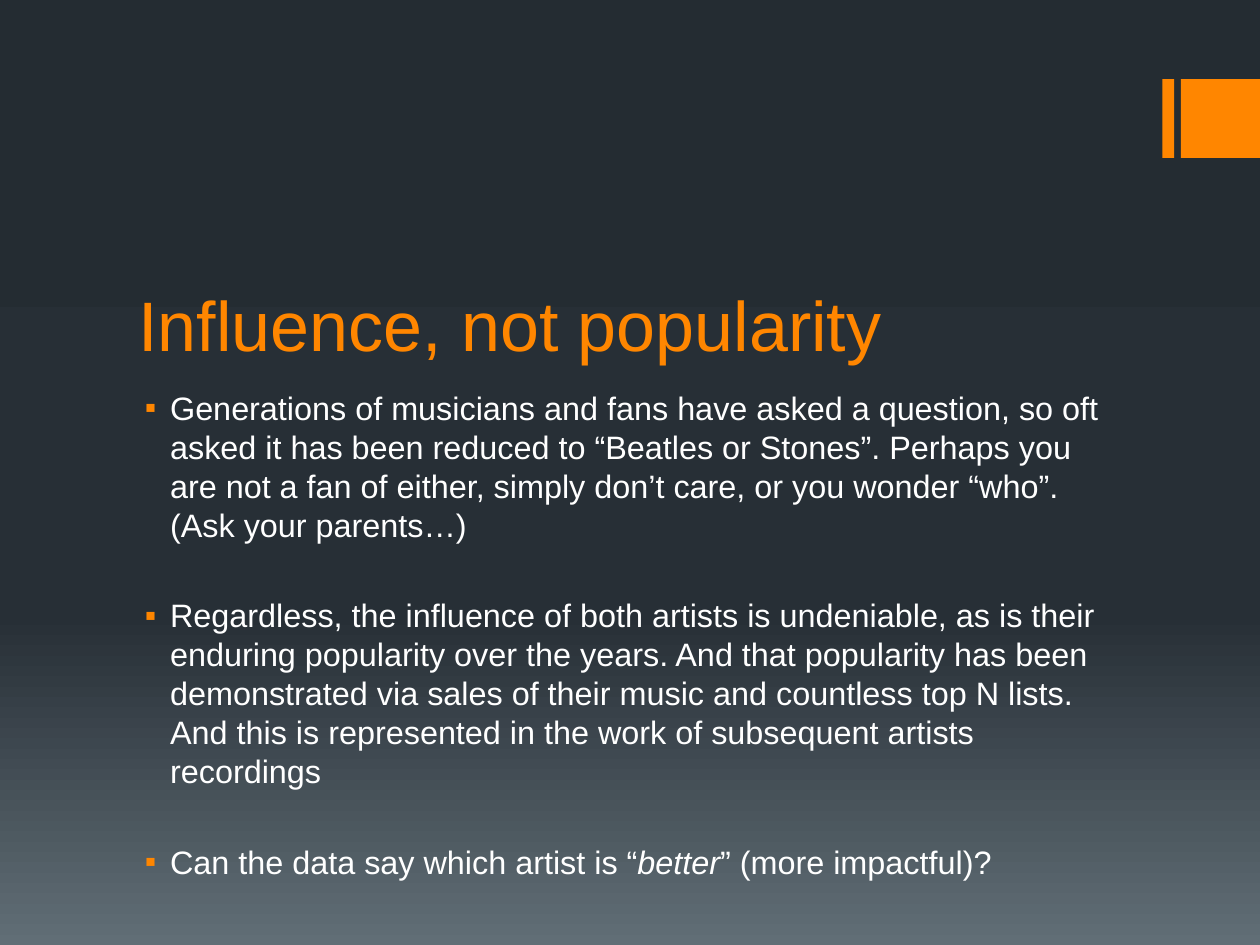
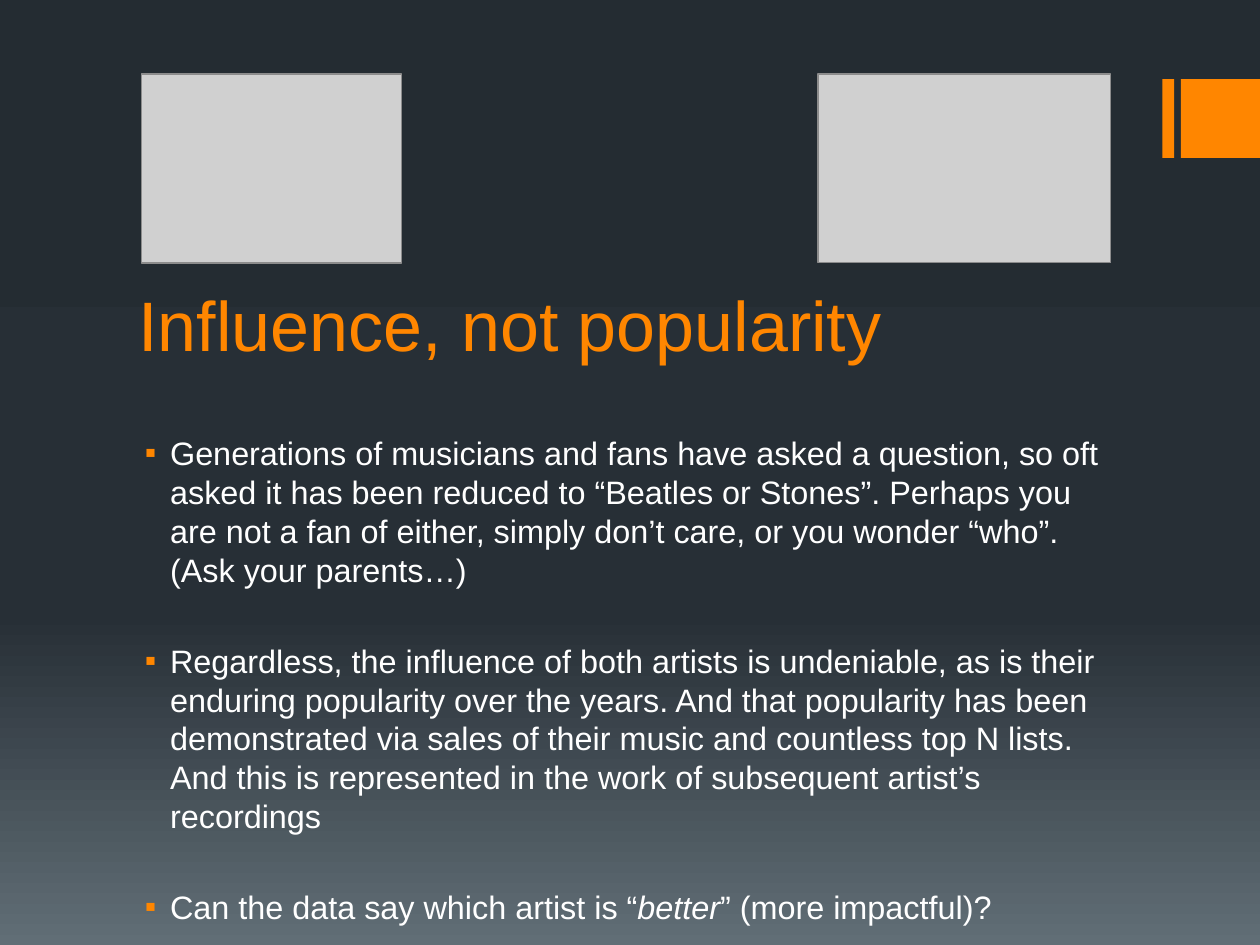
Before and after one commit to maxrose61/GA_DS, a slide deck: slide 2 of FInal_Project/FirstPresentation.pptx. Drawn at 1260x945 pixels with LibreOffice and Linux fonts; fonts in the diff are those of the drawing; grey boxes stand for pictures. Boxes give left, top, right and bottom in pixels: in the first picture for what was removed or moved away, otherwise in the second. Text is boxed around its words. In the diff, an @@ line names an element or a change of style, - is before the commit and + after.

Commit message:
Adding slides

```diff
--- a/FInal_Project/FirstPresentation.pptx
+++ b/FInal_Project/FirstPresentation.pptx
@@ picture added at (x1=141, y1=74, x2=402, y2=263) @@
@@ picture added at (x1=818, y1=74, x2=1110, y2=263) @@
@@ text at (x1=170, y1=649, x2=1094, y2=834): text changed @@
-▪ Regardless, the influence of both artists is undeniable, as is their enduring popularity over the years. And that popularity has been demonstrated via sales of their music and countless top N lists. And this is represented in the work of subsequent artists recordings
+▪ Regardless, the influence of both artists is undeniable, as is their enduring popularity over the years. And that popularity has been demonstrated via sales of their music and countless top N lists. And this is represented in the work of subsequent artist’s recordings
```
Also in this commit, not shown: 4 other slides changed, 2 slides added, 10 other files.
